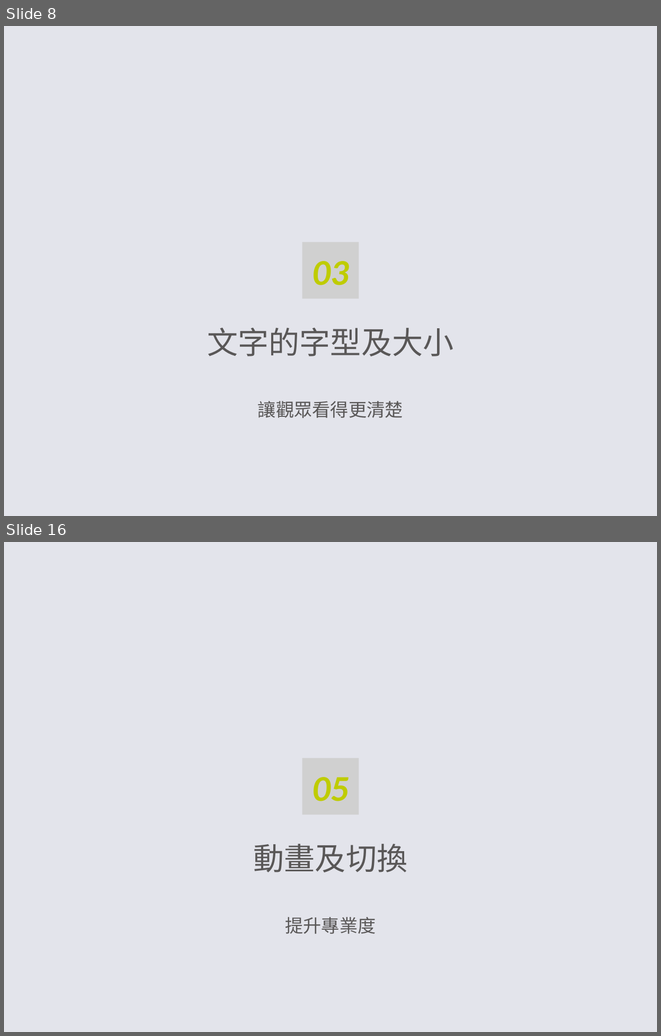
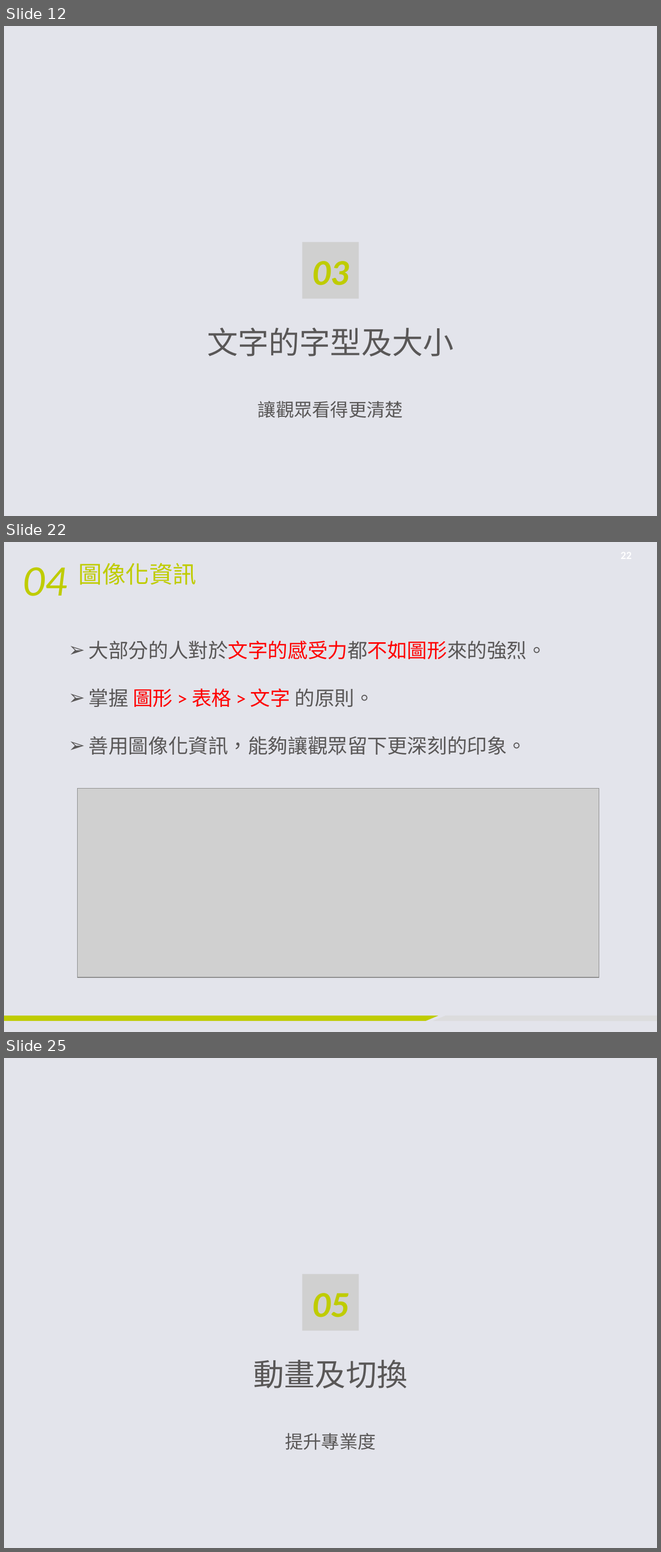
Before and after one commit to jerry092383/chungyo_hw, a slide deck: HW-Week1/簡報製作-jerry092383.pptx. Shown one above the other, each under a label of ours: slides 8 and 16 before the commit, slides 12, 22 and 25 after it; the slides between them are not shown. The pictures are 661x1036 and 661x1552 pixels, drawn with LibreOffice and Linux fonts; fonts in the diff are those of the drawing; grey boxes stand for pictures; background and template pictures are left out. Boxes give left, top, right and bottom in pixels: in the first picture for what was removed or moved away, otherwise in the second. Text is boxed around its words. In the diff, an @@ line names an element or a change of style, - is before the commit and + after.

```diff
--- a/HW-Week1/簡報製作-jerry092383.pptx
+++ b/HW-Week1/簡報製作-jerry092383.pptx
@@ slide 22 added at bbox=[4, 542, 657, 1032], background picture (left out) @@
@@ page number added at bbox=[608, 542, 644, 568], 12 pt, text #FFFFFF, bold @@
+22
@@ text added at bbox=[23, 567, 67, 596], 48 pt, text #BFCC00, italic @@
+04
@@ title added at bbox=[79, 563, 197, 585], 26 pt, text #BFCC00 @@
+圖像化資訊
@@ text added at bbox=[89, 641, 547, 755], 22 pt, text #595757 @@
+➢ 大部分的人對於文字的感受力都不如圖形來的強烈。
+➢ 掌握 圖形 > 表格 > 文字 的原則。
+➢ 善用圖像化資訊，能夠讓觀眾留下更深刻的印象。
@@ picture added at bbox=[77, 788, 599, 977] @@
@@ freeform shape added at bbox=[4, 1015, 438, 1021], fill #BFCC00 @@
@@ freeform shape added at bbox=[432, 1015, 657, 1021], fill #DCDCDD @@
@@ what was slide 8 is now slide 12 @@
@@ what was slide 16 is now slide 25 @@
```
Also in this commit, not shown: 10 slides changed, 14 other slides added, 4 slides removed, 16 other files.
